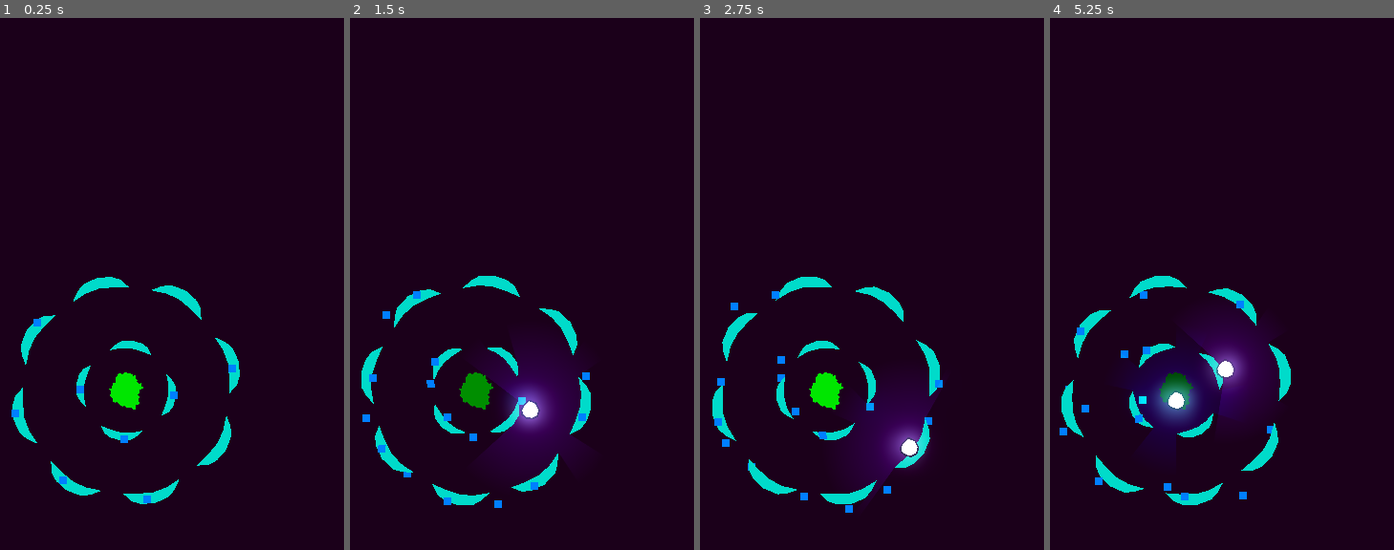
Above: before the commit, frames 1-4 (left to right).
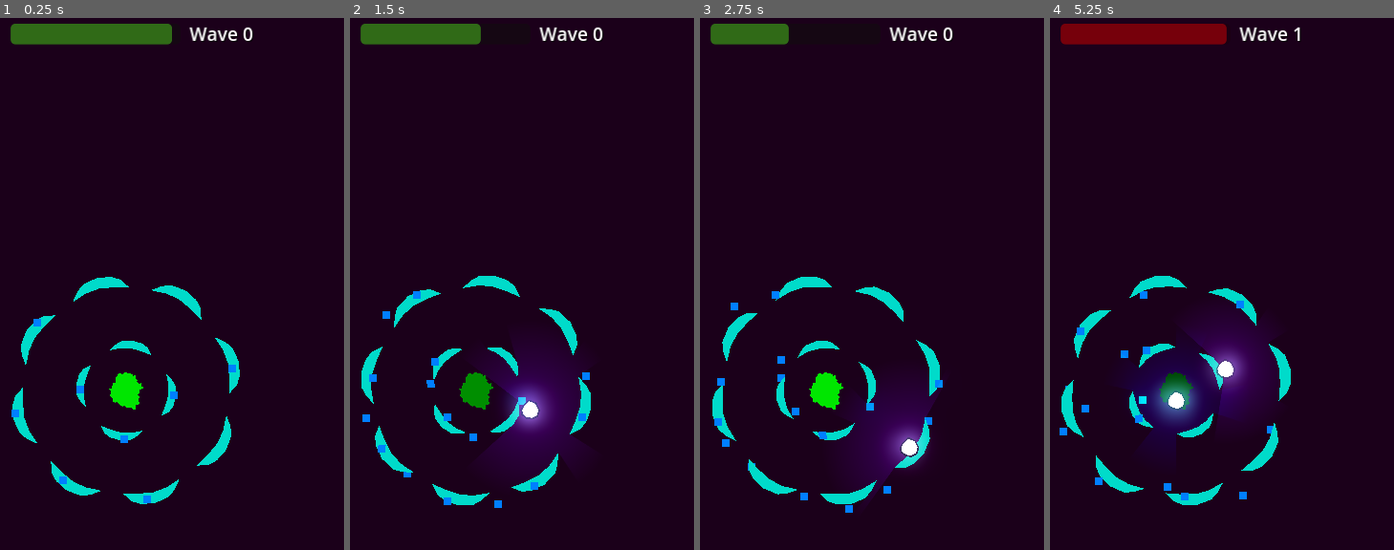
Above: after the commit, the same moments.

Repository: CatsAreCuteAndFast/Tower-Defense-Skilled
Game: Godot game, scene res://scenes/levels/main.tscn
The game is run twice, just before and just after one commit, with the same random seed, the same clock (stepped at 60 frames per second) and the same inputs.
Inputs (mouse positions are in pixels of both pictures, inside the frame that each line leads up to):
- Up to frame 1 (0.25 s): no input
- Up to frame 2 (1.5 s): hold D (right) 0.53-1.28 s; click (477, 390) at 0.6 s; move the mouse to (525, 390) at 1.27 s; hold S (down) from 1.28 s (still down); click (525, 390) at 1.35 s
- Up to frame 3 (2.75 s): move the mouse to (872, 220) at 2.02 s; release S (down) at 2.03 s; hold D (right) from 2.03 s (still down); click (872, 220) at 2.1 s
- Up to frame 4 (5.25 s): move the mouse to (1153, 544) at 2.77 s; release D (right) at 2.78 s; hold W (up) 2.78-3.53 s; click (1153, 544) at 2.85 s; move the mouse to (1314, 507) at 3.52 s; hold A (left) 3.53-5.03 s; click (1314, 507) at 3.6 s; move the mouse to (outside the picture) at 4.27 s; click (outside the picture) at 4.35 s; move the mouse to (1197, 390) at 5.02 s; hold S (down) from 5.03 s (still down); click (1197, 390) at 5.1 s

The runs differ from the first frame. In frame 1, 2.1% of the frame differs, in the area x 3-74%, y 1-6%; in frame 2, 1.6%; in frame 3, 1.2%; in frame 4, 2.1%, in the area x 3-73%, y 1-6%.

Commit message:
Added UI

Diff:
--- a/scenes/enemy_spawner.tscn
+++ b/scenes/enemy_spawner.tscn
@@ -7,3 +7,40 @@
 script = ExtResource("1_e0h0o")
 break_between_waves = 5.0
 enemy_scene = ExtResource("2_duo4r")
+
+[node name="CanvasLayer" type="CanvasLayer" parent="."]
+
+[node name="Control" type="Control" parent="CanvasLayer"]
+layout_mode = 3
+anchors_preset = 5
+anchor_left = 0.5
+anchor_right = 0.5
+offset_left = -40.0
+offset_right = -40.0
+grow_horizontal = 2
+
+[node name="WaveProgress" type="ProgressBar" parent="CanvasLayer/Control"]
+self_modulate = Color(0.345098, 1, 0.113725, 1)
+layout_mode = 1
+anchors_preset = 5
+anchor_left = 0.5
+anchor_right = 0.5
+offset_left = -111.0
+offset_top = 20.0
+offset_right = 111.0
+offset_bottom = 47.0
+grow_horizontal = 2
+max_value = 1.0
+step = 0.0
+value = 1.0
+show_percentage = false
+
+[node name="WaveText" type="Label" parent="CanvasLayer/Control"]
+layout_mode = 0
+offset_left = 123.0
+offset_top = 16.0
+offset_right = 206.0
+offset_bottom = 50.0
+theme_override_colors/font_shadow_color = Color(0, 0, 0, 1)
+theme_override_font_sizes/font_size = 24
+text = "Wave 0"
--- a/scripts/enemy_spawner.gd
+++ b/scripts/enemy_spawner.gd
@@ -1,4 +1,7 @@
 extends Node2D
+
+@onready var wave_progress: ProgressBar = $CanvasLayer/Control/WaveProgress
+@onready var wave_text: Label = $CanvasLayer/Control/WaveText
 
 @export var wave_length = 10.0
 @export var break_between_waves = 10.0
@@ -26,13 +29,21 @@
 		create_random_increments(wave_length, enemies_to_spawn)
 
 		wave += 1
+		wave_text.text = "Wave " + str(wave)
+		wave_progress.self_modulate = Color("ff0000")
 	elif current_state == "attack" and elapsed_time > wave_length and len(get_tree().get_nodes_in_group("enemies")) == 0:
 		current_state = "idle"
 		elapsed_time = 0.0
 		delete_players()
 
+		wave_progress.self_modulate = Color("58ff1d")
+
 	if current_state == "attack":
+		wave_progress.value = 1 - min(1, elapsed_time / wave_length)
 		check_for_enemy_spawn()
+	elif current_state == "idle":
+		wave_progress.value = 1 - min(1, elapsed_time / break_between_waves)
+
 
 func create_random_increments(time : float, amount : int):
 	when_to_spawn.clear()
